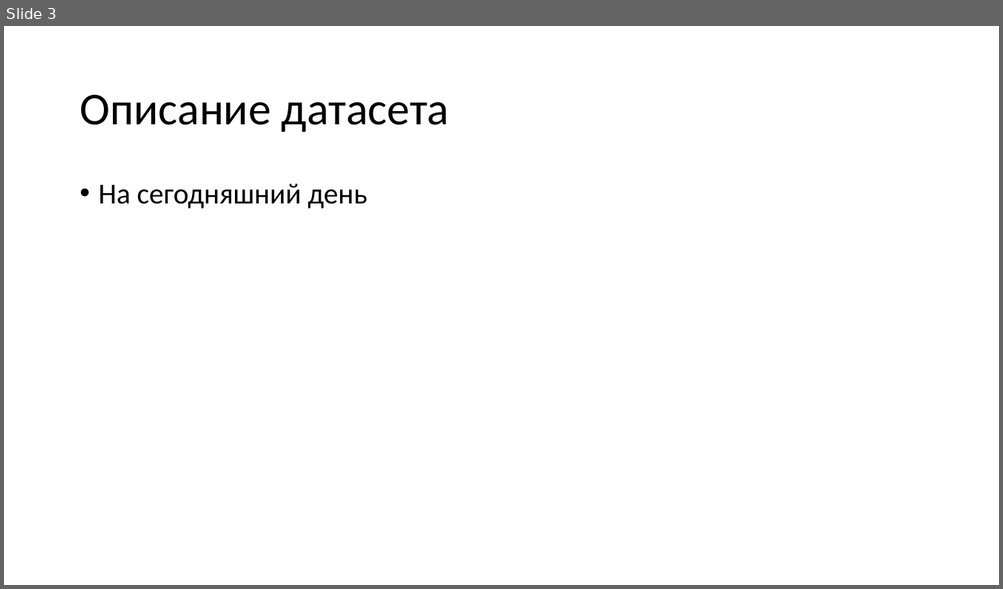
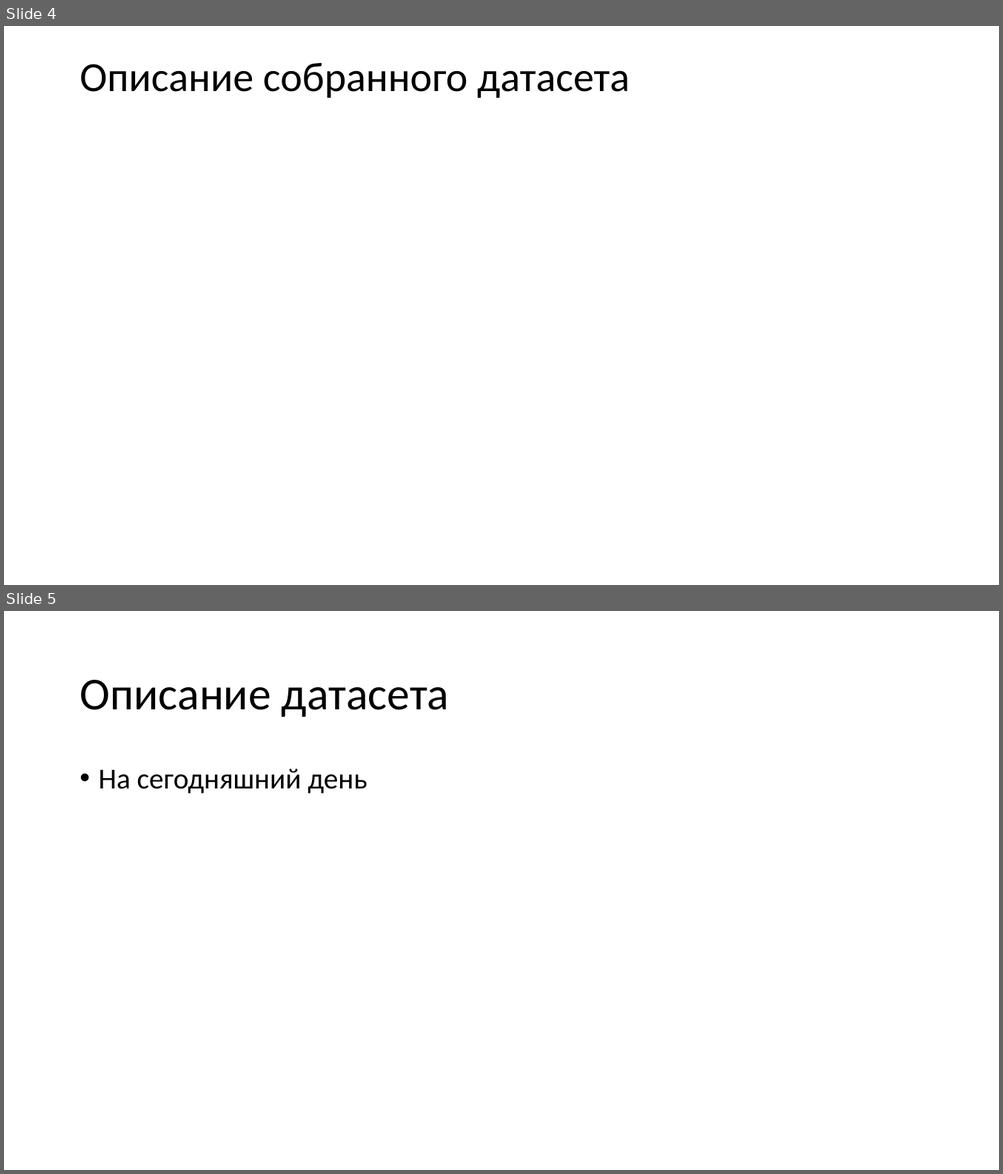
Before and after one commit to modernpacifist/magistracy-diploma, a slide deck: preza/preza.pptx. Shown one above the other, each under a label of ours: slide 3 before the commit, slides 4 and 5 after it. The pictures are 1003x589 and 1003x1174 pixels, drawn with LibreOffice and Linux fonts; fonts in the diff are those of the drawing. Boxes give left, top, right and bottom in pixels: in the first picture for what was removed or moved away, otherwise in the second. Text is boxed around its words. In the diff, an @@ line names an element or a change of style, - is before the commit and + after.

```diff
--- a/preza/preza.pptx
+++ b/preza/preza.pptx
@@ slide 4 added at (x1=4, y1=26, x2=999, y2=585), background #FFFFFF @@
@@ title added at (x1=79, y1=63, x2=629, y2=99), 40 pt, text #000000 @@
+Описание собранного датасета
@@ what was slide 3 is now slide 5 @@
```
Also in this commit, not shown: 1 slide changed, 2 other slides added, 1 slide removed, 3 other files.
